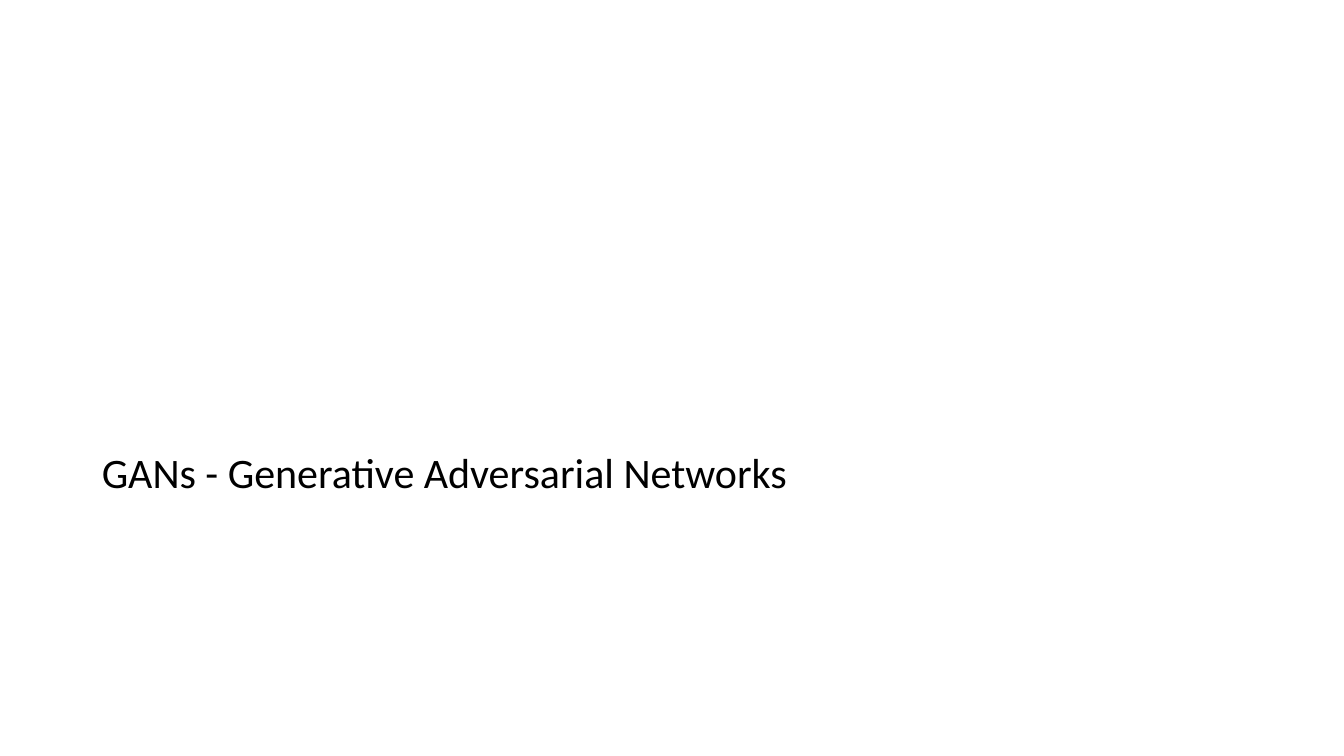
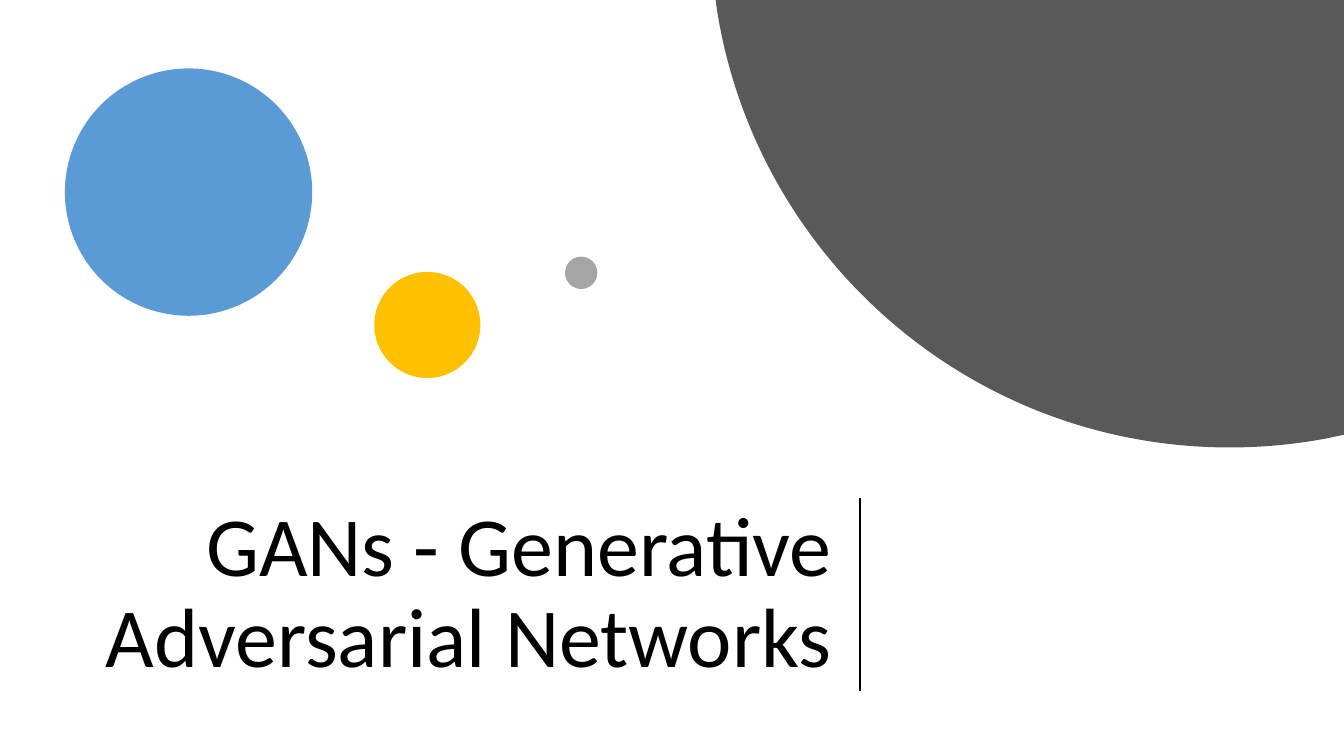
Before and after one commit to gmarchet/dnnworkshop5, a slide deck: slide 7 of presentations/6.GANs.pptx. Drawn at 1344x756 pixels with LibreOffice and Linux fonts; fonts in the diff are those of the drawing. Boxes give left, top, right and bottom in pixels: in the first picture for what was removed or moved away, otherwise in the second. Text is boxed around its words. In the diff, an @@ line names an element or a change of style, - is before the commit and + after.

```diff
--- a/presentations/6.GANs.pptx
+++ b/presentations/6.GANs.pptx
@@ freeform shape added at box(716, 0, 1344, 448), fill #595959 @@
@@ ellipse added at box(65, 69, 312, 316), fill #5B9BD5 @@
@@ ellipse added at box(566, 257, 598, 289), fill #A5A5A5 @@
@@ ellipse added at box(374, 272, 480, 378), fill #FFC000 @@
@@ title "GANs - Generative Adversarial Networks": place and size @@
-title "GANs - Generative Adversarial Networks" at box(102, 459, 787, 489)
+title "GANs - Generative Adversarial Networks" at box(106, 518, 832, 668)
@@ title "GANs - Generative Adversarial Networks" at box(106, 518, 832, 668): size 30 to 60 pt; alignment left to right; vertical alignment bottom to middle @@
@@ line added from (860, 499) to (860, 691), #000000 1.5 pt @@
```
Also in this commit, not shown: 11 other slides changed, 2 other files.
